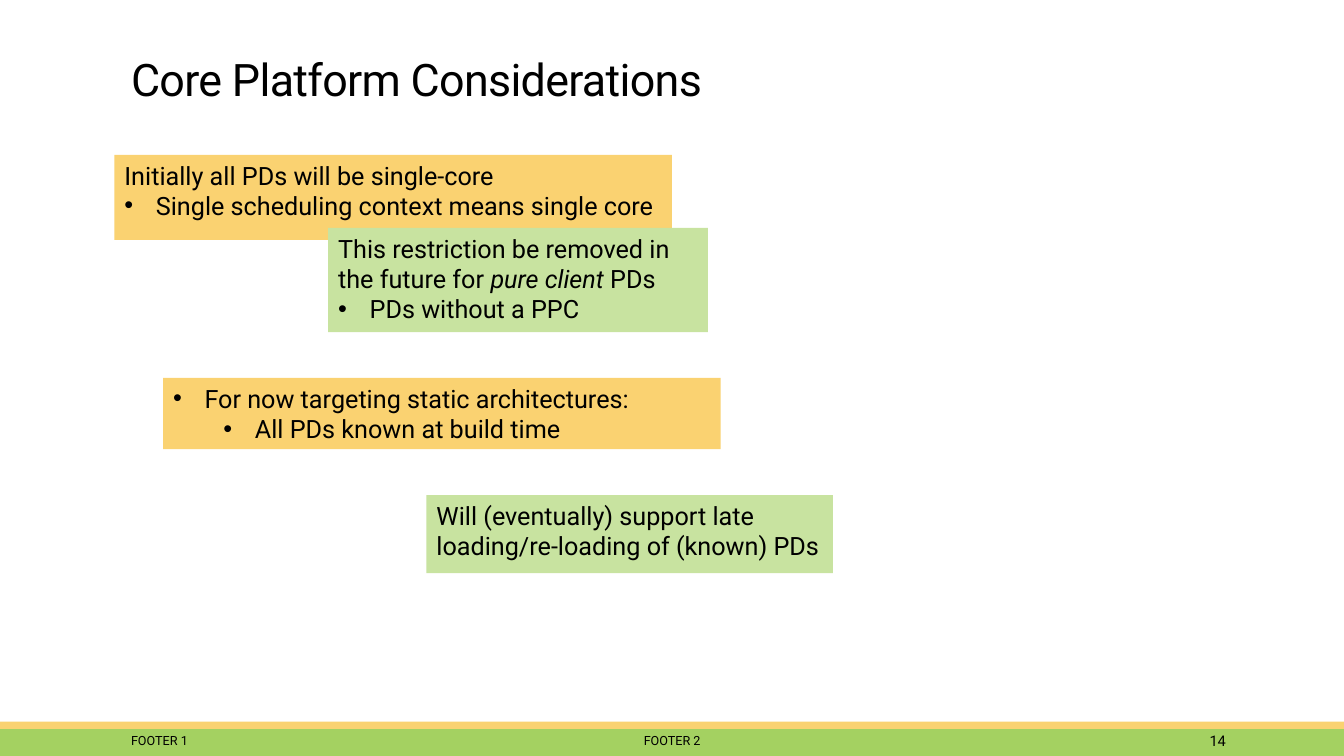
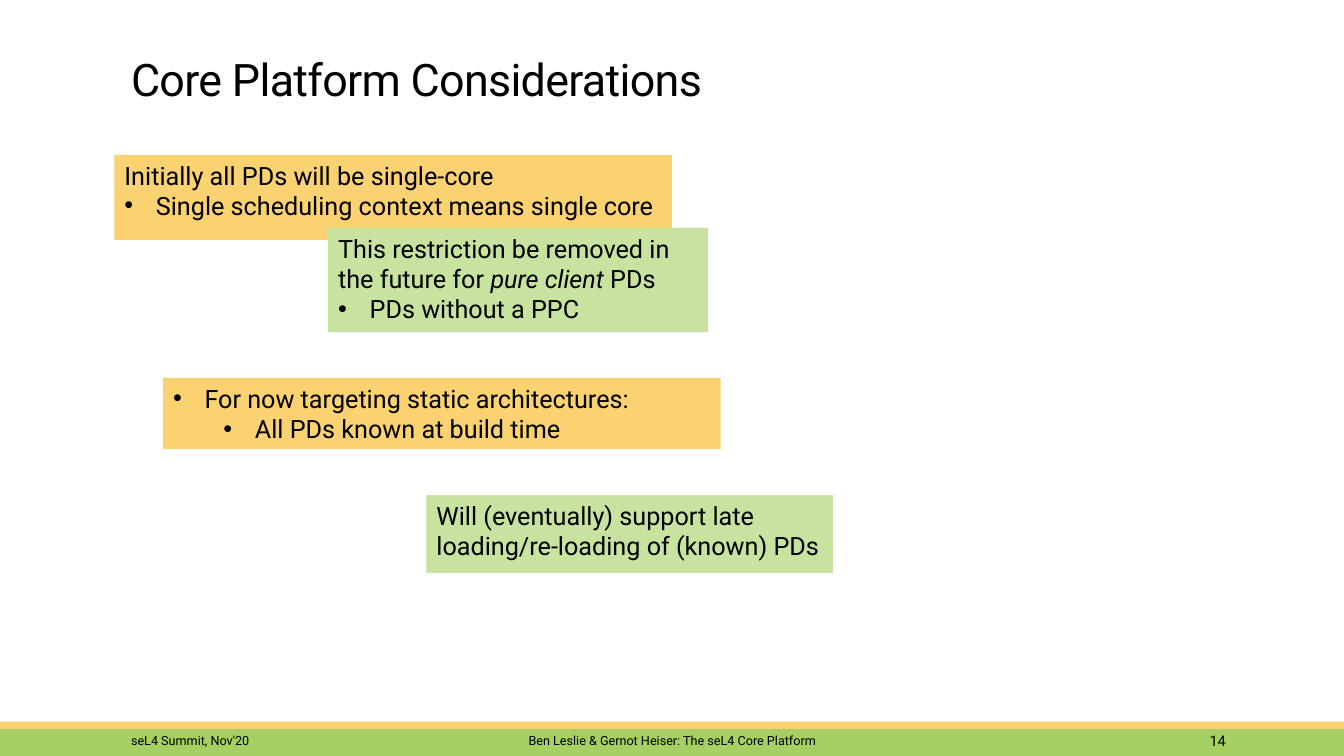
Before and after one commit to BreakawayConsulting/platform-sel4-docs, a slide deck: slide 14 of 2011-summit-platform.pptx. Drawn at 1344x756 pixels with LibreOffice and Linux fonts; fonts in the diff are those of the drawing; background and template pictures are left out. Boxes give left, top, right and bottom in pixels: in the first picture for what was removed or moved away, otherwise in the second. Text is boxed around its words. In the diff, an @@ line names an element or a change of style, - is before the commit and + after.

```diff
--- a/2011-summit-platform.pptx
+++ b/2011-summit-platform.pptx
@@ text at (131,735,250,747): text changed @@
-FOOTER 1
+seL4 Summit, Nov'20
@@ text at (529,735,816,745): text changed @@
-FOOTER 2
+Ben Leslie & Gernot Heiser: The seL4 Core Platform
```
Also in this commit, not shown: 2 other slides changed.
